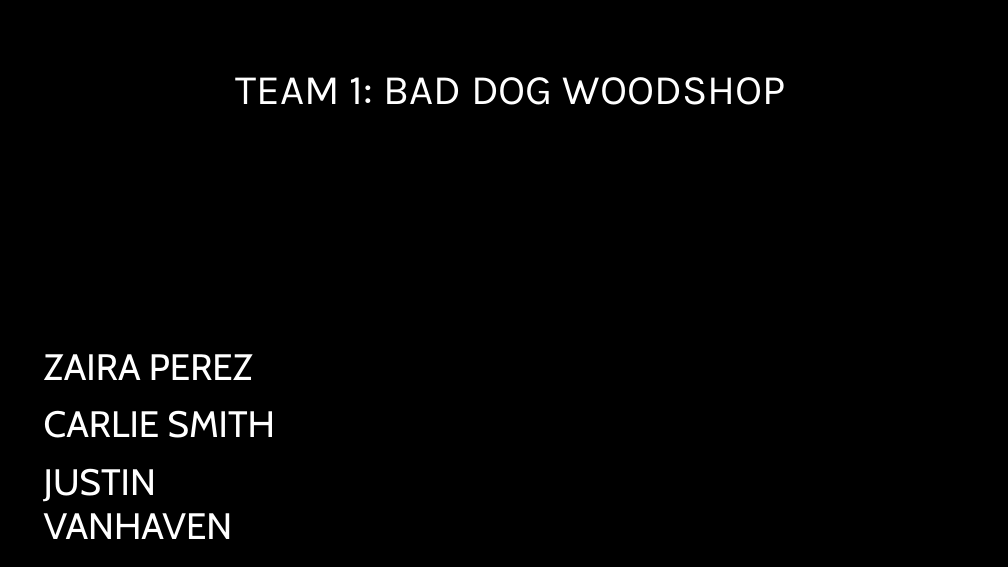
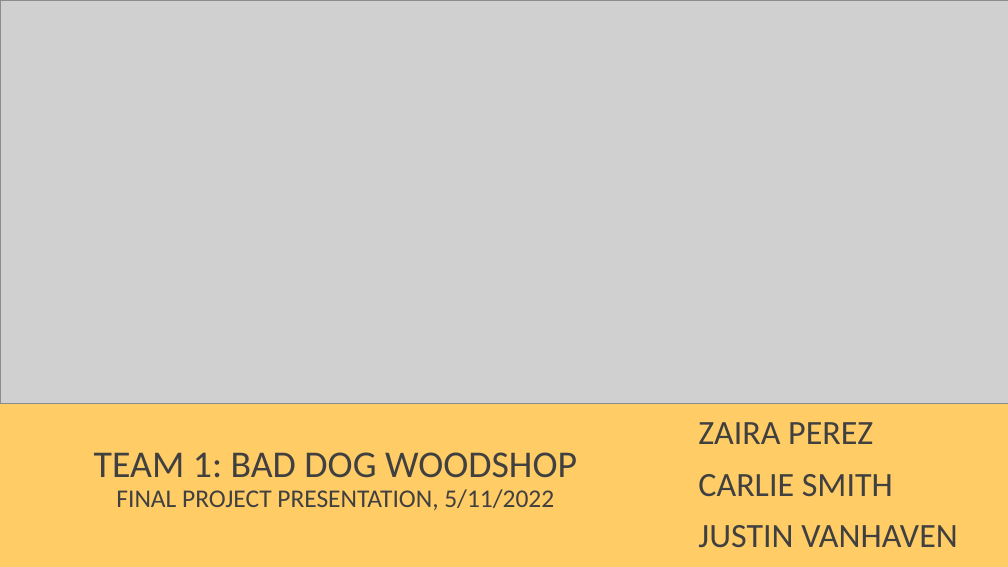
Before and after one commit to doctordutch/baddog, a slide deck: slide 1 of BDW presentation.pptx. Drawn at 1008x567 pixels with LibreOffice and Linux fonts; fonts in the diff are those of the drawing; grey boxes stand for pictures; background and template pictures are left out. Boxes give left, top, right and bottom in pixels: in the first picture for what was removed or moved away, otherwise in the second. Text is boxed around its words. In the diff, an @@ line names an element or a change of style, - is before the commit and + after.

```diff
--- a/BDW presentation.pptx
+++ b/BDW presentation.pptx
@@ background picture (left out) to #FFCC66 @@
@@ rectangle removed at box(0, 0, 1008, 567) @@
@@ picture added at box(0, 0, 1008, 403) @@
@@ subtitle "ZAIRA PEREZ": place and size @@
-subtitle "ZAIRA PEREZ" at box(44, 354, 276, 539)
+subtitle "ZAIRA PEREZ" at box(698, 422, 958, 548)
@@ subtitle "ZAIRA PEREZ" at box(698, 422, 958, 548): size 35 to 32.4 pt, font Cabin to Calibri, text colour #FFFFFF to #404040; less space between paragraphs @@
@@ title at box(94, 452, 577, 510): text changed; size 40 to 24.3 pt; font Karla to Calibri; text colour #FFFFFF to #404040 @@
-TEAM 1: BAD DOG WOODSHOP
+TEAM 1: BAD DOG WOODSHOP
+FINAL PROJECT PRESENTATION, 5/11/2022
```
Also in this commit, not shown: 5 other slides changed, 1 slide removed, 2 other files.
